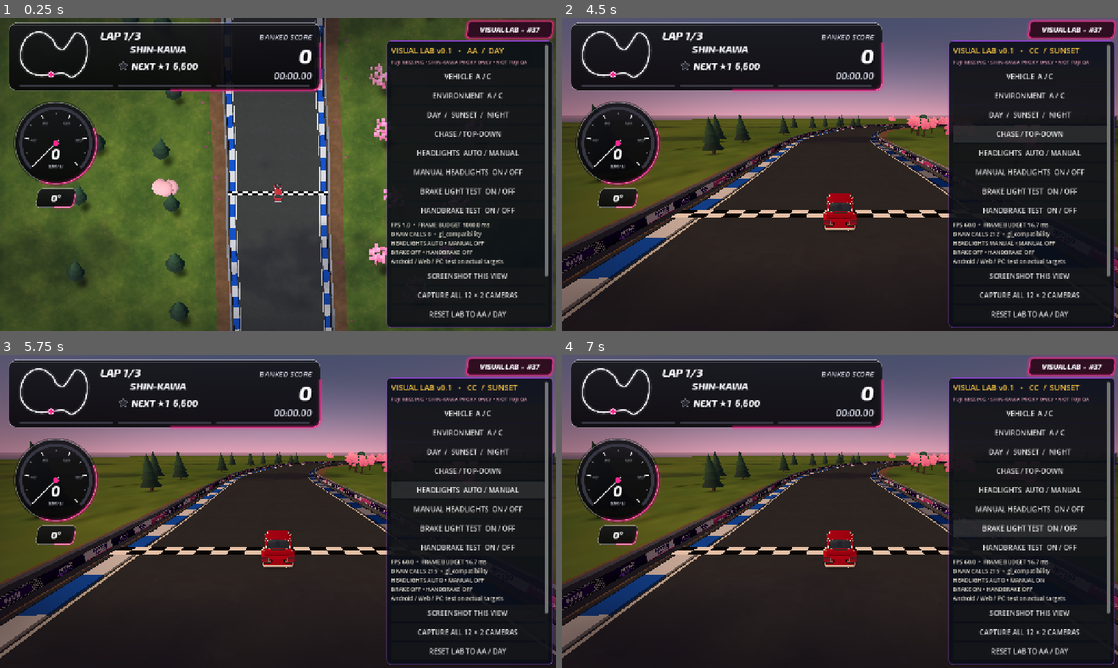
Above: before the commit, frames 1-4 (two rows, left to right).
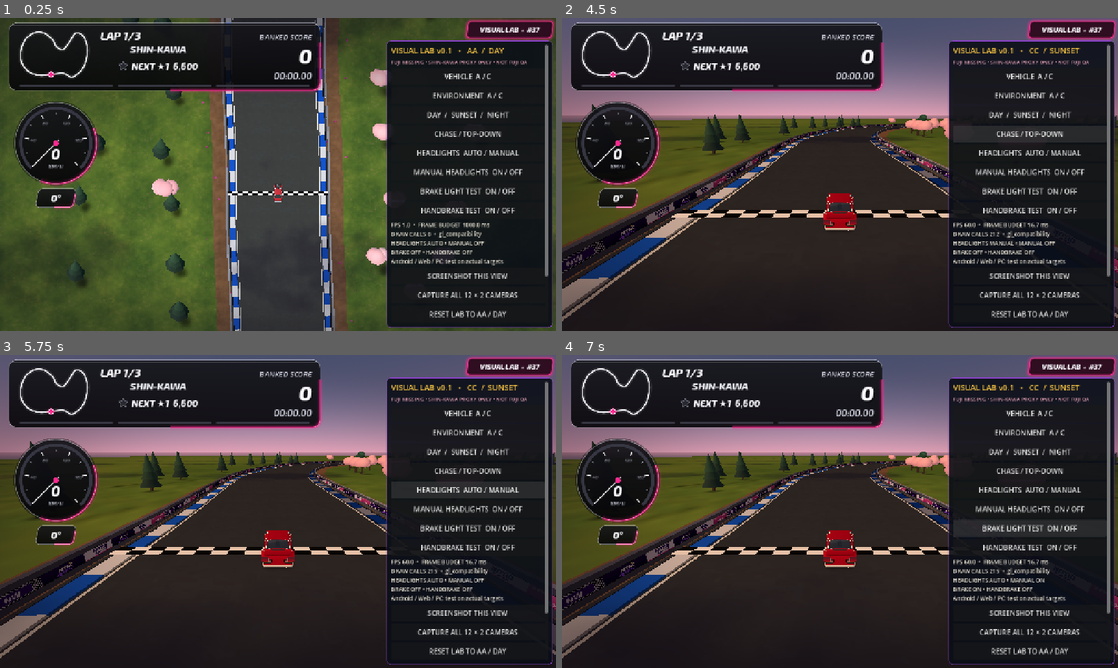
Above: after the commit, the same moments.

Repository: karllondor/Nitro-Wheelz-
Game: Godot game, scene res://scenes/visual_lab.tscn
The game is run twice, just before and just after one commit, with the same random seed, the same clock (stepped at 60 frames per second) and the same inputs. This scene is started directly instead of the project's main scene.
Inputs (mouse positions are in pixels of both pictures, inside the frame that each line leads up to):
- Up to frame 1 (0.25 s): no input
- Up to frame 2 (4.5 s): click "VISUAL LAB • #37" at 0.5 s; tap Enter at 1.25 s; move the mouse to (962, 158) at 1.27 s; hold D (move_right) 1.28-2 s; hold Space (action_primary) 1.28-2 s; click (962, 158) at 1.42 s; click "VEHICLE A / C" at 2 s; click "ENVIRONMENT A / C" at 2.75 s; click "DAY / SUNSET / NIGHT" at 3.5 s; click "CHASE / TOP-DOWN" at 4.25 s
- Up to frame 3 (5.75 s): click "HEADLIGHTS AUTO / MANUAL" at 5 s
- Up to frame 4 (7 s): click "MANUAL HEADLIGHTS ON / OFF" at 5.75 s; click "BRAKE LIGHT TEST ON / OFF" at 6.5 s

The runs differ from the first frame. In frame 1, 0.5% of the frame differs, in the area x 65-70%, y 14-80%; in frame 2, 0.3%; in frame 3, 0.3%; in frame 4, 0.3%.

Commit message:
fix(#37): replace square-pixel cherry blossoms with low-draw-call rounded Sakura in isolated preview

Diff:
--- a/game/scripts/visual_lab/visual_lab.gd
+++ b/game/scripts/visual_lab/visual_lab.gd
@@ -31,6 +31,7 @@
 var _sun_records: Array[Dictionary] = []
 var _sky_records: Array[Dictionary] = []
 var _headlights: Array[SpotLight3D] = []
+var _original_voxel_sakura: Array[Dictionary] = []
 var _tail: StandardMaterial3D
 var _brake: StandardMaterial3D
 var _reverse: StandardMaterial3D
@@ -65,6 +66,7 @@
     if materials != null:
         materials.restore()
     _restore_environment()
+    _show_original_voxel_sakura(true)
     # The menu's chosen track never becomes the visual lab preview track.
     if original_track != null:
         ProjectSettings.set_setting("nitro/selected_track", original_track)
@@ -96,6 +98,7 @@
     lab_props = Node3D.new()
     lab_props.name = "Visual Lab scenery only — no collision"
     race.add_child(lab_props)
+    _make_rounded_sakura()
     var points: Array = track.get("centerline")
     var half: PackedFloat32Array = track.get("halfwidths")
     if points.size() < 8:
@@ -164,6 +167,77 @@
         crown.cast_shadow = GeometryInstance3D.SHADOW_CASTING_SETTING_OFF
         lab_props.add_child(crown)
 
+func _make_rounded_sakura() -> void:
+    # Old Shin-Kawa uses deliberately square "pixel" blossoms. In this lab
+    # only, hide that MultiMesh and replace its canopy with one cheap
+    # instanced smooth-silhouette canopy. Do not edit production meshes.
+    var old: MultiMeshInstance3D = track.find_child("Cherry blossom voxels", true, false) as MultiMeshInstance3D
+    if old == null or old.multimesh == null:
+        return
+    _original_voxel_sakura.append({"node": old, "visible": old.visible})
+    old.visible = false
+    var source: MultiMesh = old.multimesh
+    var occupied: Dictionary = {}
+    var step: float = 3.5
+    for i in range(source.instance_count):
+        var pos: Vector3 = source.get_instance_transform(i).origin
+        occupied[Vector2i(roundi(pos.x / step), roundi(pos.z / step))] = true
+    var positions: Array = track.get("tree_positions")
+    var transforms: Array[Transform3D] = []
+    var colours: Array[Color] = []
+    for p in positions:
+        var pt: Vector2 = p
+        var cell := Vector2i(roundi(pt.x / step), roundi(pt.y / step))
+        var blossom: bool = false
+        for cx in range(-1, 2):
+            for cz in range(-1, 2):
+                if occupied.has(cell + Vector2i(cx, cz)):
+                    blossom = true
+                    break
+            if blossom:
+                break
+        if not blossom:
+            continue
+        var level: float = track.call("road_height_at", pt)
+        for part in range(3):
+            var shift: Vector3 = Vector3(float(part - 1) * 1.0, 0.25 * float(part % 2), float(part % 2) * 0.55)
+            var centre: Vector3 = Vector3(pt.x, level + 3.7, pt.y) + shift
+            var size: Vector3 = Vector3(1.85, 1.55, 1.85) if part != 1 else Vector3(2.2, 1.65, 2.2)
+            transforms.append(Transform3D(Basis.from_scale(size), centre))
+            colours.append(Color.html("#E5A2B6").lerp(Color.html("#F1CBD5"), float(part) * 0.20))
+    if transforms.is_empty():
+        push_warning("Visual Lab: unable to classify original voxel sakura locations")
+        return
+    var mesh := SphereMesh.new()
+    mesh.radius = 1.0
+    mesh.height = 2.0
+    mesh.radial_segments = 9
+    mesh.rings = 5
+    var batch := MultiMesh.new()
+    batch.transform_format = MultiMesh.TRANSFORM_3D
+    batch.use_colors = true
+    batch.mesh = mesh
+    batch.instance_count = transforms.size()
+    for i in range(transforms.size()):
+        batch.set_instance_transform(i, transforms[i])
+        batch.set_instance_color(i, colours[i])
+    var tree := MultiMeshInstance3D.new()
+    tree.name = "Visual Lab smooth Sakura canopy batch"
+    tree.multimesh = batch
+    var pink := StandardMaterial3D.new()
+    pink.vertex_color_use_as_albedo = true
+    pink.roughness = 0.94
+    pink.metallic = 0.0
+    tree.material_override = pink
+    tree.cast_shadow = GeometryInstance3D.SHADOW_CASTING_SETTING_OFF
+    lab_props.add_child(tree)
+
+func _show_original_voxel_sakura(restored: bool) -> void:
+    for item in _original_voxel_sakura:
+        var node: MultiMeshInstance3D = item["node"]
+        if is_instance_valid(node):
+            node.visible = bool(item["visible"]) if restored else false
+
 func _make_vehicle_lights() -> void:
     # Visual-only lamp positions approximate the chosen placeholder GLB.
     # No changes to wheel hubs, handling, steering or contact physics.
@@ -218,6 +292,7 @@
     _apply_time()
     if lab_props != null:
         lab_props.visible = true
+    _show_original_voxel_sakura(false)
     _update_lamps()
     _refresh_panel_text()
 
@@ -428,6 +503,7 @@
     _is_restored = true
     if lab_props != null:
         lab_props.visible = false
+    _show_original_voxel_sakura(true)
     for light in _headlights:
         light.visible = false
     if _tail != null:
